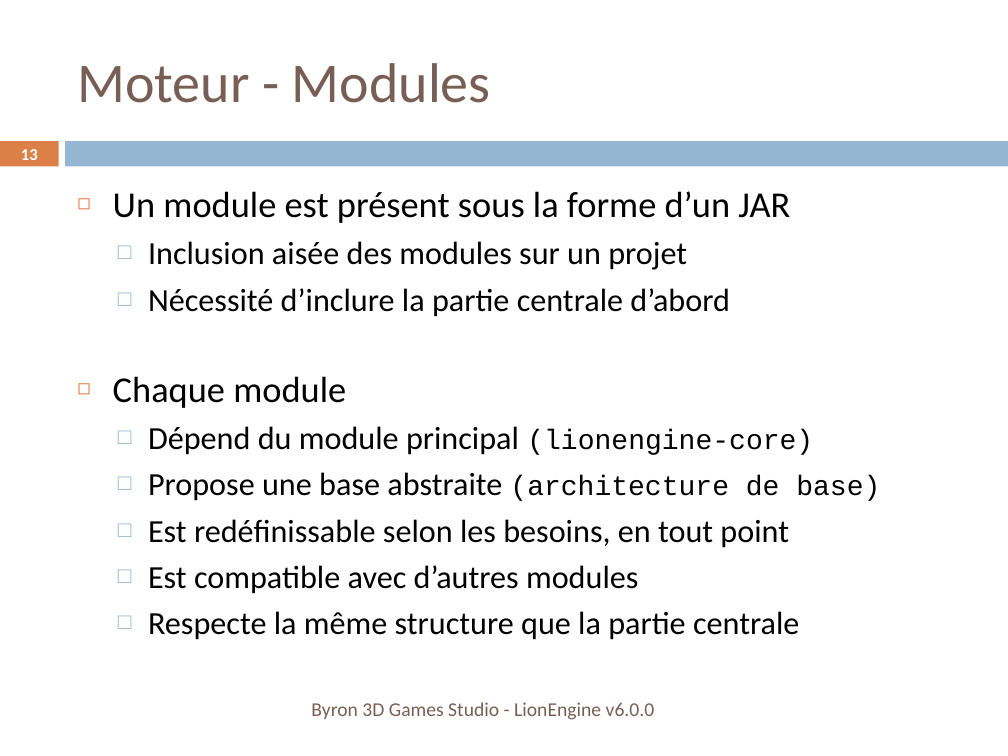
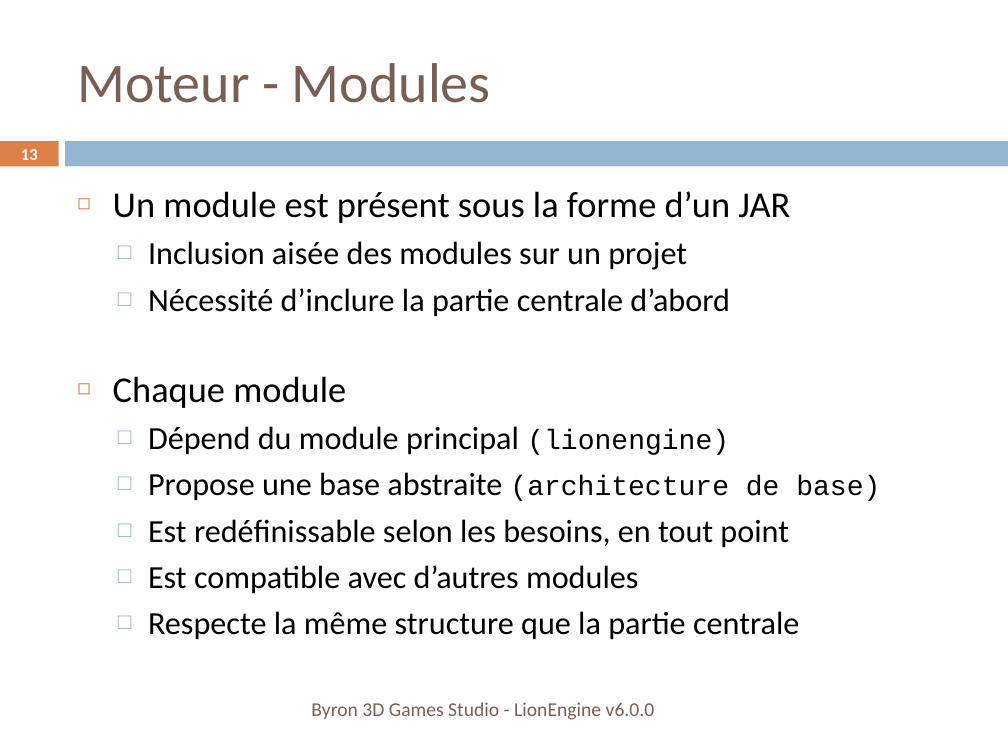
Before and after one commit to b3dgs/lionengine, a slide deck: slide 13 of doc/src/lionengine.pptx. Drawn at 1008x756 pixels with LibreOffice and Linux fonts; fonts in the diff are those of the drawing. Boxes give left, top, right and bottom in pixels: in the first picture for what was removed or moved away, otherwise in the second. Text is boxed around its words. In the diff, an @@ line names an element or a change of style, - is before the commit and + after.

```diff
--- a/doc/src/lionengine.pptx
+++ b/doc/src/lionengine.pptx
@@ text at [148, 426, 729, 455]: text changed @@
-  □ Dépend du module principal (lionengine-core)
+  □ Dépend du module principal (lionengine)
```
Also in this commit, not shown: 5 other slides changed, 3 other files.
